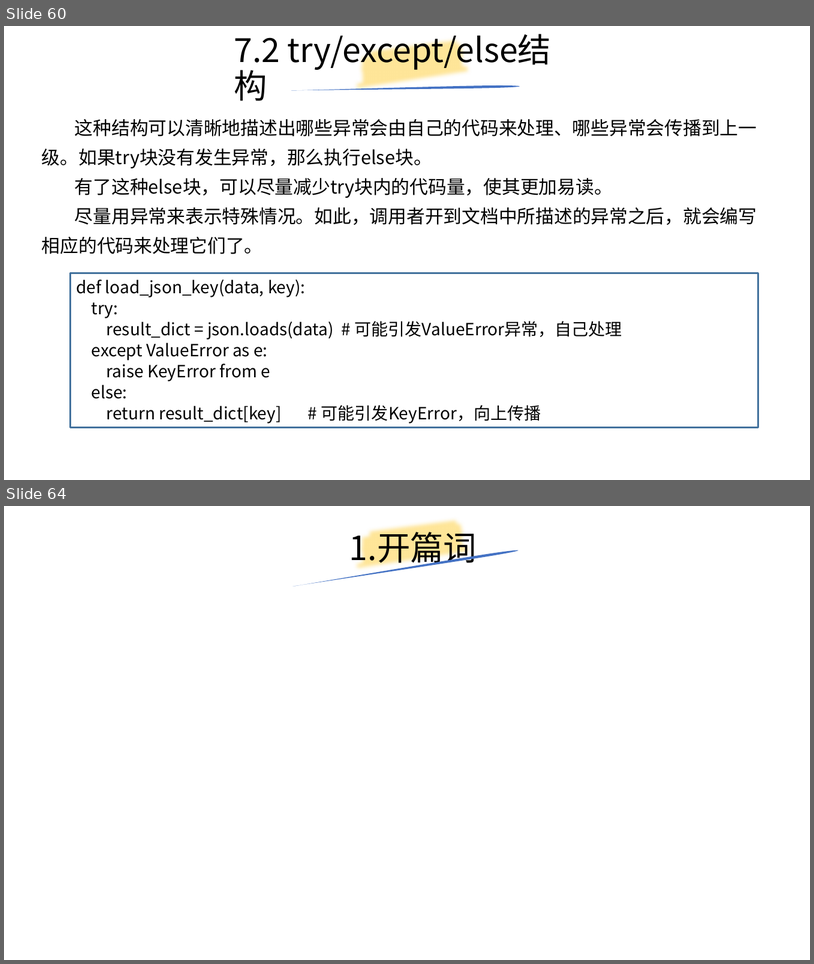
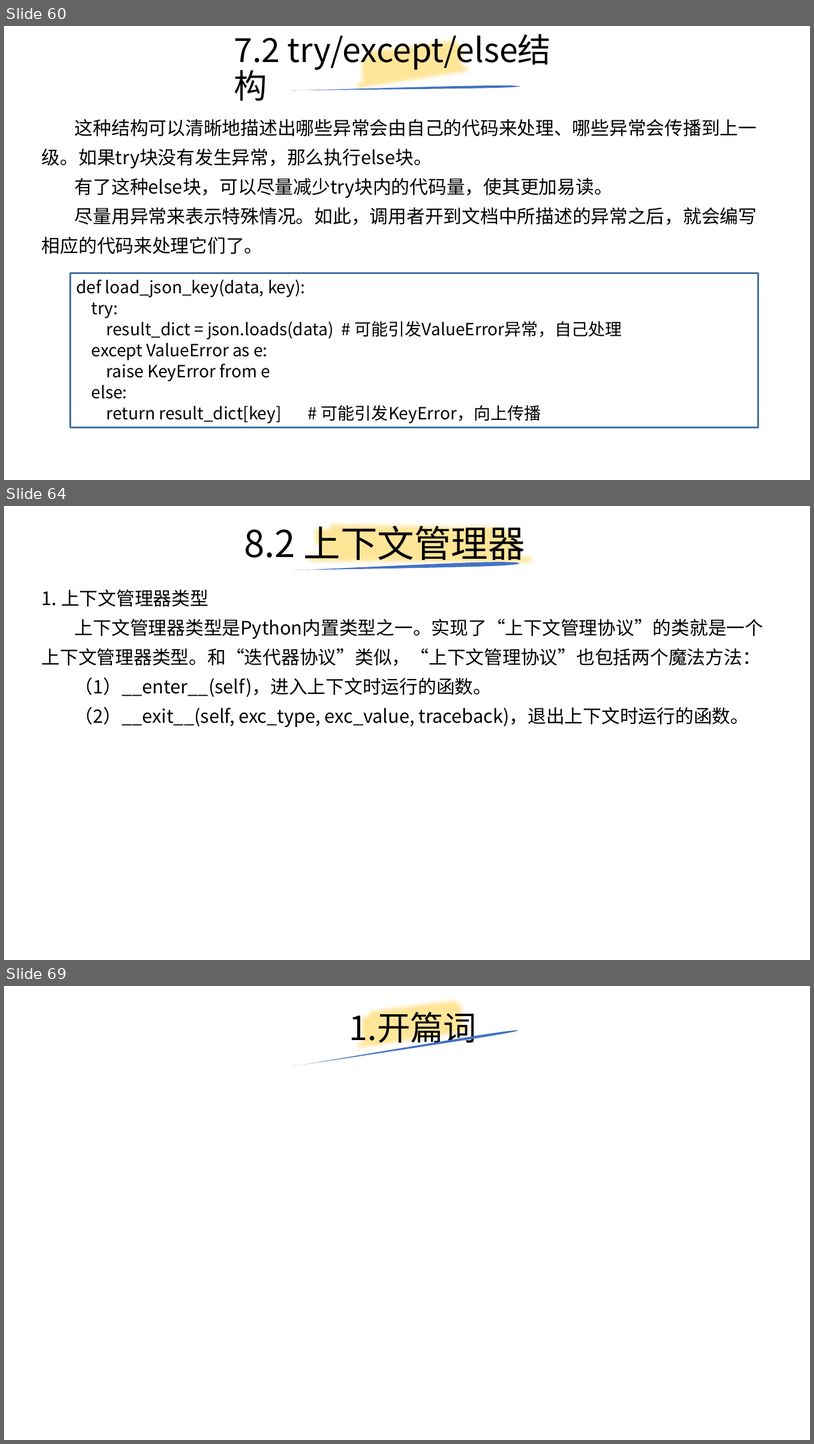
Before and after one commit to yiwenliu/CorePython, a slide deck: PPT/CorePython.pptx. Shown one above the other, each under a label of ours: slides 60 and 64 before the commit, slides 60, 64 and 69 after it; the slides between them are not shown. The pictures are 814x964 and 814x1444 pixels, drawn with LibreOffice and Linux fonts; fonts in the diff are those of the drawing. Boxes give left, top, right and bottom in pixels: in the first picture for what was removed or moved away, otherwise in the second. Text is boxed around its words. In the diff, an @@ line names an element or a change of style, - is before the commit and + after.

```diff
--- a/PPT/CorePython.pptx
+++ b/PPT/CorePython.pptx
@@ slide 64 added at [4, 506, 810, 960], background #FFFFFF @@
@@ title added at [244, 519, 525, 567], 44 pt, text #000000 @@
+8.2 上下文管理器
@@ freeform shape added at [306, 506, 540, 597], outline #FFE699 16 pt @@
@@ freeform shape added at [295, 562, 520, 570], fill #4472C4 @@
@@ text added at [42, 589, 764, 727], 22 pt, text #000000 @@
+1. 上下文管理器类型
+上下文管理器类型是Python内置类型之一。实现了“上下文管理协议”的类就是一个上下文管理器类型。和“迭代器协议”类似，“上下文管理协议”也包括两个魔法方法：
+（1）__enter__(self)，进入上下文时运行的函数。
+（2）__exit__(self, exc_type, exc_value, traceback)，退出上下文时运行的函数。
@@ what was slide 64 is now slide 69 @@
```
Also in this commit, not shown: 1 slide changed, 6 other slides added, 2 slides removed.
